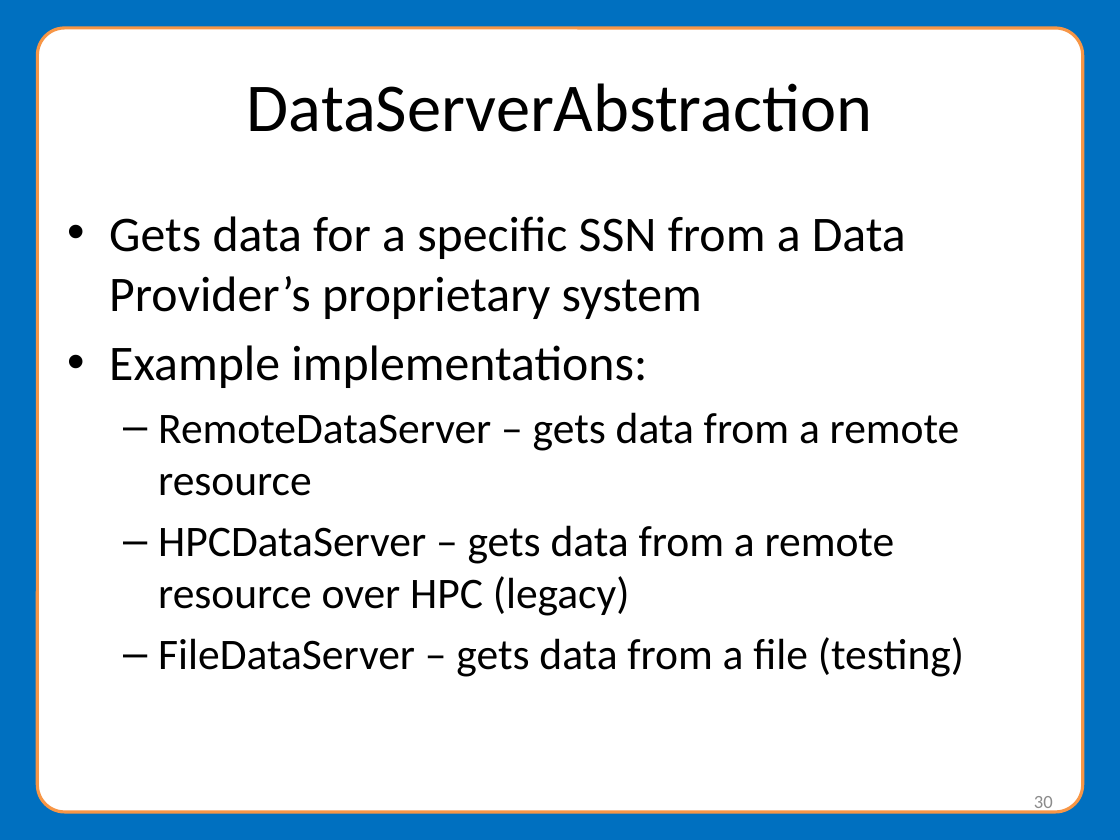
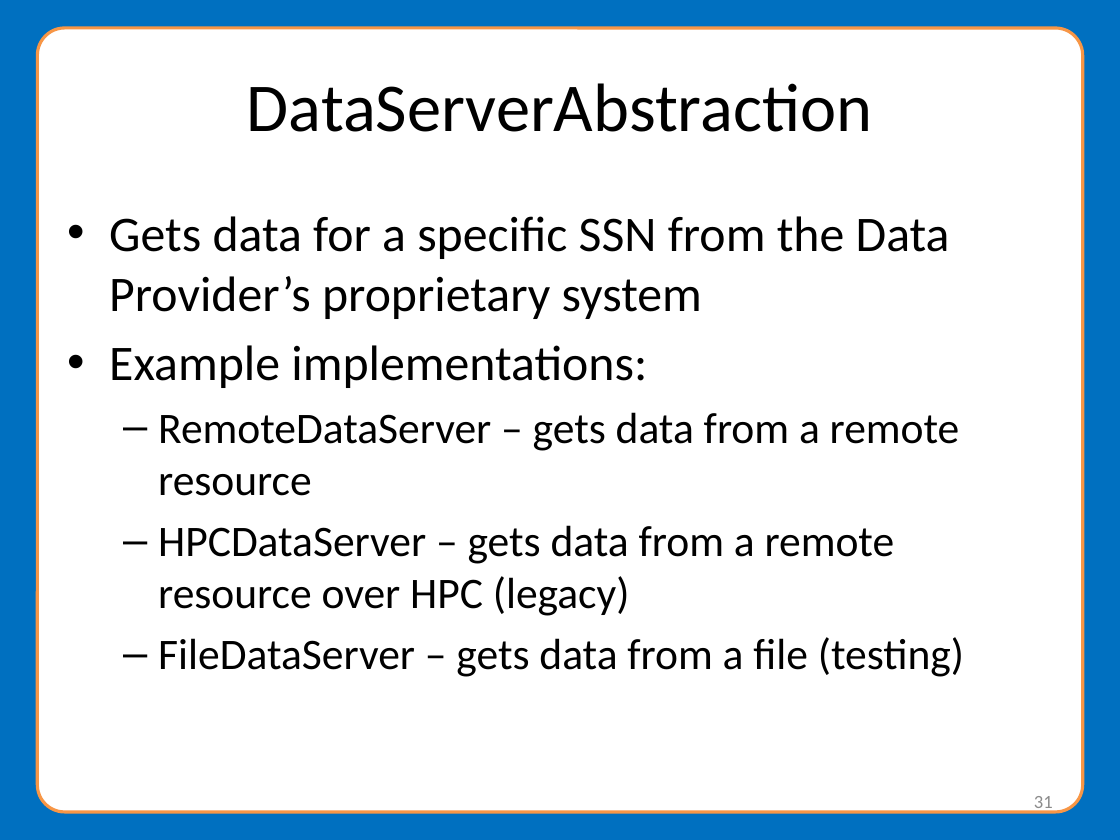
Before and after one commit to NationalStudentClearinghouse/Meteor4, a slide deck: slide 31 of docs/webinar/MeteorWebinarPresentation.pptx (slide 30 before the commit). Drawn at 1120x840 pixels with LibreOffice and Linux fonts; fonts in the diff are those of the drawing; background and template pictures are left out. Boxes give left, top, right and bottom in pixels: in the first picture for what was removed or moved away, otherwise in the second. Text is boxed around its words. In the diff, an @@ line names an element or a change of style, - is before the commit and + after.

```diff
--- a/docs/webinar/MeteorWebinarPresentation.pptx
+++ b/docs/webinar/MeteorWebinarPresentation.pptx
@@ text at box(109, 216, 950, 319): text changed @@
-• Gets data for a specific SSN from a Data Provider’s proprietary system
+• Gets data for a specific SSN from the Data Provider’s proprietary system
@@ page number at box(1034, 796, 1053, 814): text changed @@
-30
+31
```
Also in this commit, not shown: 18 other slides changed, 1 slide added.
